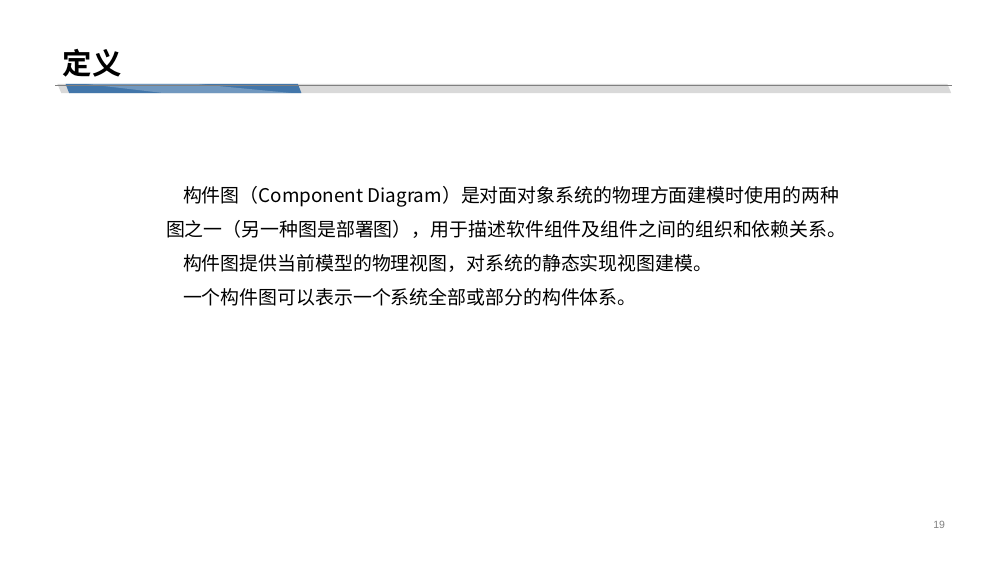
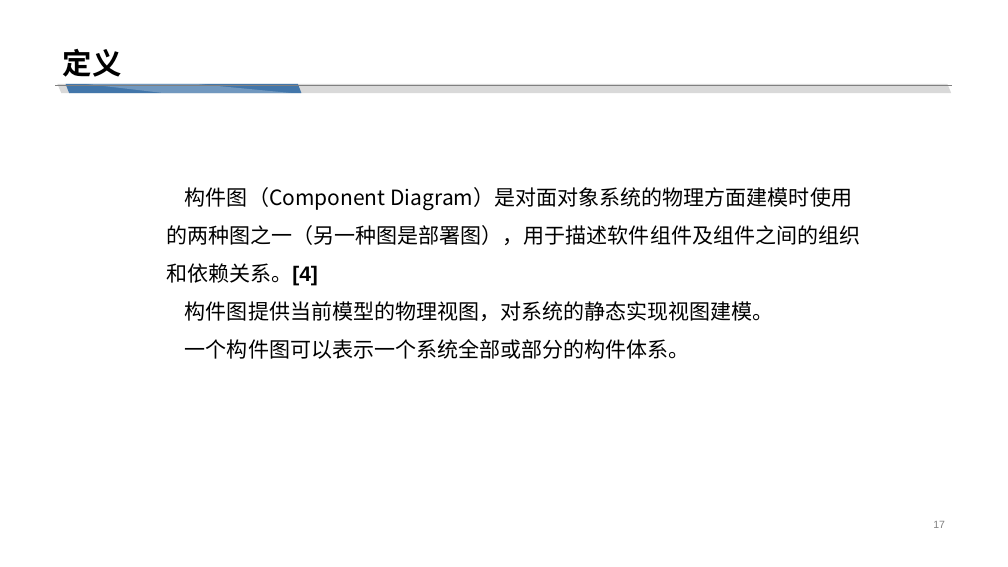
Before and after one commit to cchello/PRD2018-G01, a slide deck: slide 17 of 非受控文档/翻转PPT/UML基础III_对象图_构件图_包图.pptx (slide 19 before the commit). Drawn at 1008x567 pixels with LibreOffice and Linux fonts; fonts in the diff are those of the drawing. Boxes give left, top, right and bottom in pixels: in the first picture for what was removed or moved away, otherwise in the second. Text is boxed around its words. In the diff, an @@ line names an element or a change of style, - is before the commit and + after.

```diff
--- a/非受控文档/翻转PPT/UML基础III_对象图_构件图_包图.pptx
+++ b/非受控文档/翻转PPT/UML基础III_对象图_构件图_包图.pptx
@@ text at box(166, 187, 860, 286): text changed; size 18 to 20 pt @@
-构件图（Component Diagram）是对面对象系统的物理方面建模时使用的两种图之一（另一种图是部署图），用于描述软件组件及组件之间的组织和依赖关系。
+构件图（Component Diagram）是对面对象系统的物理方面建模时使用的两种图之一（另一种图是部署图），用于描述软件组件及组件之间的组织和依赖关系。[4]
@@ text at box(185, 301, 774, 359): size 18 to 20 pt in "构件图提供当前模型的物理视图，对系统的静态实现视图建模。", "一个构件图可以表示一个系统全部或部分的构件体系。" @@
@@ page number at box(933, 521, 945, 528): text changed @@
-19
+17
```
Also in this commit, not shown: 27 other slides changed, 1 slide added.
